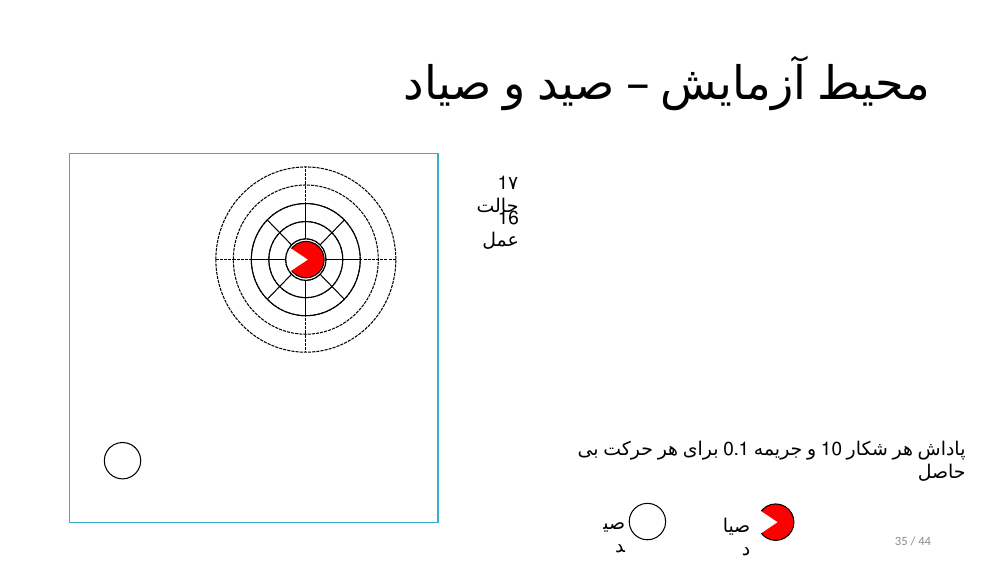
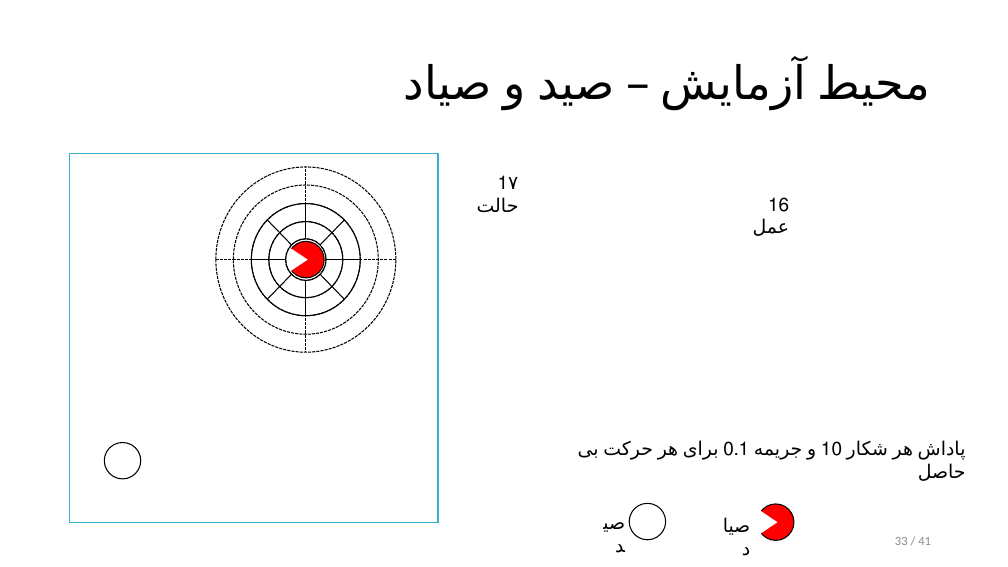
Before and after one commit to alphamarket/thesis, a slide deck: slide 33 of report/presentation/presentation.pptx (slide 35 before the commit). Drawn at 1008x567 pixels with LibreOffice and Linux fonts; fonts in the diff are those of the drawing. Boxes give left, top, right and bottom in pixels: in the first picture for what was removed or moved away, otherwise in the second. Text is boxed around its words. In the diff, an @@ line names an element or a change of style, - is before the commit and + after.

```diff
--- a/report/presentation/presentation.pptx
+++ b/report/presentation/presentation.pptx
@@ text "16 عمل": place and size @@
-text "16 عمل" at <box>482,209,519,249</box>
+text "16 عمل" at <box>753,197,790,236</box>
@@ page number at <box>895,537,931,545</box>: text changed @@
-35 / 44
+33 / 41
```
Also in this commit, not shown: 7 other slides changed, 2 slides added, 5 slides removed, 1 other file.
